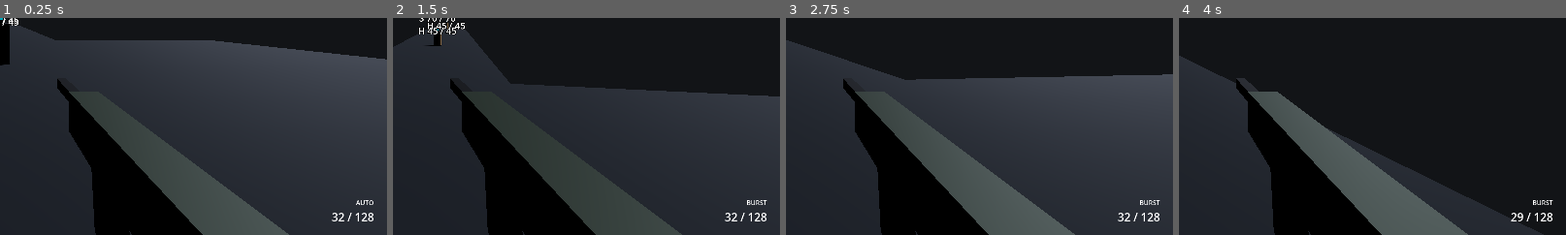
Above: before the commit, frames 1-4 (left to right).
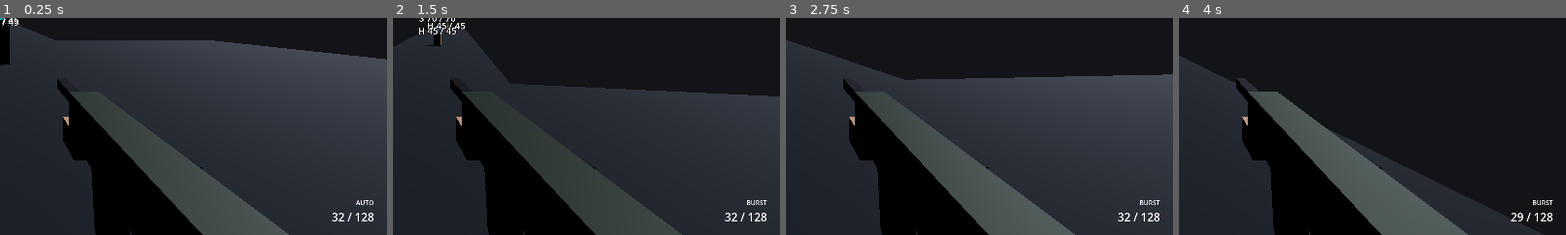
Above: after the commit, the same moments.

Repository: StudioSadTouch/Project-Long-Colt
Game: Godot game, scene res://scenes/main/main.tscn
Same seed, same stepped clock (60 frames per second), same inputs: the game is played once before the commit and once after it.
Inputs (mouse positions are % of the whole screen's width and height, from its top left):
- Up to frame 1 (0.25 s): no input
- Up to frame 2 (1.5 s): tap Enter at 0.5 s; move the mouse to (55, 50) at 0.52 s; hold V (action_melee) 0.53-1.28 s; hold W (action_move_forward) from 0.53 s (still down); tap Space (action_jump) at 0.77 s; move the mouse to (45, 50) at 1.27 s; right-click (45, 50) at 1.35 s
- Up to frame 3 (2.75 s): keep holding W (action_move_forward); tap Space (action_jump) at 1.52 s; tap V (action_melee) at 1.55, 2.3 s; move the mouse to (52, 48) at 2.02 s; hold Ctrl (action_crouch) from 2.03 s (still down)
- Up to frame 4 (4 s): keep holding W (action_move_forward); move the mouse to (49, 52) at 2.77 s; release Ctrl (action_crouch) at 2.78 s; click (49, 52) at 2.85 s; tap Space (action_jump) at 3.02, 3.77 s; tap V (action_melee) at 3.05, 3.8 s; move the mouse to (57, 51) at 3.52 s; hold E (action_interact) from 3.53 s (still down)
The pictures show only the part of the screen within x 50-100%, y 50-100%; the shares and areas given below are measured in that part.

The runs differ from the first frame. In frame 1, 0.5% of the frame differs, in the area x 16-53%, y 45-70%; in frame 2, 0.5%; in frame 3, 0.5%; in frame 4, 0.5%.

Commit message:
Viewmodel reload animations: empty/tactical for Service Pistol and Standard Issue Rifle
Placeholder hands, detachable mags, charging handle; AnimationPlayer driven by
ViewmodelReload from weapon reload signals, speed = length / reload_time.
Weapon refills once at reload_insert_fraction (new WeaponData field) and emits
reload_inserted / reload_cancelled; melee/holster/equip cancel snaps to idle.
Pickup visuals strip viewmodel_only nodes.

Diff:
--- a/resources/weapons/service_pistol.tres
+++ b/resources/weapons/service_pistol.tres
@@ -21,6 +21,7 @@
 reserve_max = 48
 reserve_start = 48
 reload_time = 1.2
+reload_insert_fraction = 0.62
 equip_time = 0.3
 recoil_pitch = 1.1
 recoil_yaw = 0.25
--- a/resources/weapons/standard_issue_rifle.tres
+++ b/resources/weapons/standard_issue_rifle.tres
@@ -24,6 +24,7 @@
 reserve_max = 192
 reserve_start = 128
 reload_time = 2.1
+reload_insert_fraction = 0.6
 equip_time = 0.5
 recoil_pitch = 0.45
 recoil_yaw = 0.2
--- a/scenes/weapons/service_pistol.tscn
+++ b/scenes/weapons/service_pistol.tscn
@@ -1,6 +1,7 @@
-[gd_scene load_steps=8 format=3]
+[gd_scene load_steps=18 format=3]
 
 [ext_resource type="Script" path="res://scripts/weapons/weapon.gd" id="1_weapon"]
+[ext_resource type="Script" path="res://scripts/weapons/viewmodel_reload.gd" id="3_reload"]
 [ext_resource type="Resource" path="res://resources/weapons/service_pistol.tres" id="2_data"]
 
 [sub_resource type="StandardMaterial3D" id="StandardMaterial3D_steel"]
@@ -30,6 +31,234 @@
 material = SubResource("StandardMaterial3D_sight")
 size = Vector3(0.006, 0.012, 0.006)
 
+[sub_resource type="StandardMaterial3D" id="StandardMaterial3D_skin"]
+albedo_color = Color(0.72, 0.55, 0.42, 1)
+roughness = 0.8
+
+[sub_resource type="BoxMesh" id="BoxMesh_hand"]
+material = SubResource("StandardMaterial3D_skin")
+size = Vector3(0.05, 0.05, 0.09)
+
+[sub_resource type="BoxMesh" id="BoxMesh_mag"]
+material = SubResource("StandardMaterial3D_grip")
+size = Vector3(0.026, 0.1, 0.038)
+
+[sub_resource type="Animation" id="Animation_RESET"]
+resource_name = "RESET"
+length = 0.001
+tracks/0/type = "value"
+tracks/0/imported = false
+tracks/0/enabled = true
+tracks/0/path = NodePath("Magazine:position")
+tracks/0/interp = 1
+tracks/0/loop_wrap = true
+tracks/0/keys = {
+"times": PackedFloat32Array(0),
+"transitions": PackedFloat32Array(1),
+"update": 0,
+"values": [Vector3(0, -0.075, 0.075)]
+}
+tracks/1/type = "value"
+tracks/1/imported = false
+tracks/1/enabled = true
+tracks/1/path = NodePath("Magazine:visible")
+tracks/1/interp = 1
+tracks/1/loop_wrap = true
+tracks/1/keys = {
+"times": PackedFloat32Array(0),
+"transitions": PackedFloat32Array(1),
+"update": 1,
+"values": [true]
+}
+tracks/2/type = "value"
+tracks/2/imported = false
+tracks/2/enabled = true
+tracks/2/path = NodePath("LeftHand:position")
+tracks/2/interp = 1
+tracks/2/loop_wrap = true
+tracks/2/keys = {
+"times": PackedFloat32Array(0),
+"transitions": PackedFloat32Array(1),
+"update": 0,
+"values": [Vector3(-0.04, -0.085, 0.04)]
+}
+tracks/3/type = "value"
+tracks/3/imported = false
+tracks/3/enabled = true
+tracks/3/path = NodePath("Slide:position")
+tracks/3/interp = 1
+tracks/3/loop_wrap = true
+tracks/3/keys = {
+"times": PackedFloat32Array(0),
+"transitions": PackedFloat32Array(1),
+"update": 0,
+"values": [Vector3(0, 0, 0)]
+}
+
+[sub_resource type="Animation" id="Animation_idle"]
+resource_name = "idle"
+length = 0.001
+tracks/0/type = "value"
+tracks/0/imported = false
+tracks/0/enabled = true
+tracks/0/path = NodePath("Magazine:position")
+tracks/0/interp = 1
+tracks/0/loop_wrap = true
+tracks/0/keys = {
+"times": PackedFloat32Array(0),
+"transitions": PackedFloat32Array(1),
+"update": 0,
+"values": [Vector3(0, -0.075, 0.075)]
+}
+tracks/1/type = "value"
+tracks/1/imported = false
+tracks/1/enabled = true
+tracks/1/path = NodePath("Magazine:visible")
+tracks/1/interp = 1
+tracks/1/loop_wrap = true
+tracks/1/keys = {
+"times": PackedFloat32Array(0),
+"transitions": PackedFloat32Array(1),
+"update": 1,
+"values": [true]
+}
+tracks/2/type = "value"
+tracks/2/imported = false
+tracks/2/enabled = true
+tracks/2/path = NodePath("LeftHand:position")
+tracks/2/interp = 1
+tracks/2/loop_wrap = true
+tracks/2/keys = {
+"times": PackedFloat32Array(0),
+"transitions": PackedFloat32Array(1),
+"update": 0,
+"values": [Vector3(-0.04, -0.085, 0.04)]
+}
+tracks/3/type = "value"
+tracks/3/imported = false
+tracks/3/enabled = true
+tracks/3/path = NodePath("Slide:position")
+tracks/3/interp = 1
+tracks/3/loop_wrap = true
+tracks/3/keys = {
+"times": PackedFloat32Array(0),
+"transitions": PackedFloat32Array(1),
+"update": 0,
+"values": [Vector3(0, 0, 0)]
+}
+
+[sub_resource type="Animation" id="Animation_reload_empty"]
+resource_name = "reload_empty"
+length = 1.2
+tracks/0/type = "value"
+tracks/0/imported = false
+tracks/0/enabled = true
+tracks/0/path = NodePath("Magazine:position")
+tracks/0/interp = 1
+tracks/0/loop_wrap = true
+tracks/0/keys = {
+"times": PackedFloat32Array(0, 0.12, 0.35, 0.36, 0.45, 0.62, 0.744, 1.2),
+"transitions": PackedFloat32Array(1, 1, 1, 1, 1, 1, 1, 1),
+"update": 0,
+"values": [Vector3(0, -0.075, 0.075), Vector3(0, -0.075, 0.075), Vector3(0, -0.4, 0.12), Vector3(-0.07, -0.28, 0.1), Vector3(-0.07, -0.28, 0.1), Vector3(0, -0.16, 0.085), Vector3(0, -0.075, 0.075), Vector3(0, -0.075, 0.075)]
+}
+tracks/1/type = "value"
+tracks/1/imported = false
+tracks/1/enabled = true
+tracks/1/path = NodePath("Magazine:visible")
+tracks/1/interp = 1
+tracks/1/loop_wrap = true
+tracks/1/keys = {
+"times": PackedFloat32Array(0, 0.35, 0.45),
+"transitions": PackedFloat32Array(1, 1, 1),
+"update": 1,
+"values": [true, false, true]
+}
+tracks/2/type = "value"
+tracks/2/imported = false
+tracks/2/enabled = true
+tracks/2/path = NodePath("LeftHand:position")
+tracks/2/interp = 1
+tracks/2/loop_wrap = true
+tracks/2/keys = {
+"times": PackedFloat32Array(0, 0.15, 0.45, 0.62, 0.744, 0.85, 0.95, 1.2),
+"transitions": PackedFloat32Array(1, 1, 1, 1, 1, 1, 1, 1),
+"update": 0,
+"values": [Vector3(-0.04, -0.085, 0.04), Vector3(-0.06, -0.15, 0.06), Vector3(-0.07, -0.33, 0.1), Vector3(0, -0.21, 0.085), Vector3(0, -0.13, 0.08), Vector3(-0.04, 0.02, 0.09), Vector3(-0.04, 0.02, 0.125), Vector3(-0.04, -0.085, 0.04)]
+}
+tracks/3/type = "value"
+tracks/3/imported = false
+tracks/3/enabled = true
+tracks/3/path = NodePath("Slide:position")
+tracks/3/interp = 1
+tracks/3/loop_wrap = true
+tracks/3/keys = {
+"times": PackedFloat32Array(0, 0.85, 0.95, 1, 1.2),
+"transitions": PackedFloat32Array(1, 1, 1, 1, 1),
+"update": 0,
+"values": [Vector3(0, 0, 0), Vector3(0, 0, 0), Vector3(0, 0, 0.035), Vector3(0, 0, 0), Vector3(0, 0, 0)]
+}
+
+[sub_resource type="Animation" id="Animation_reload_tactical"]
+resource_name = "reload_tactical"
+length = 1.2
+tracks/0/type = "value"
+tracks/0/imported = false
+tracks/0/enabled = true
+tracks/0/path = NodePath("Magazine:position")
+tracks/0/interp = 1
+tracks/0/loop_wrap = true
+tracks/0/keys = {
+"times": PackedFloat32Array(0, 0.2, 0.4, 0.41, 0.45, 0.62, 0.744, 1.2),
+"transitions": PackedFloat32Array(1, 1, 1, 1, 1, 1, 1, 1),
+"update": 0,
+"values": [Vector3(0, -0.075, 0.075), Vector3(0, -0.075, 0.075), Vector3(-0.08, -0.3, 0.1), Vector3(-0.07, -0.28, 0.1), Vector3(-0.07, -0.28, 0.1), Vector3(0, -0.16, 0.085), Vector3(0, -0.075, 0.075), Vector3(0, -0.075, 0.075)]
+}
+tracks/1/type = "value"
+tracks/1/imported = false
+tracks/1/enabled = true
+tracks/1/path = NodePath("Magazine:visible")
+tracks/1/interp = 1
+tracks/1/loop_wrap = true
+tracks/1/keys = {
+"times": PackedFloat32Array(0, 0.4, 0.45),
+"transitions": PackedFloat32Array(1, 1, 1),
+"update": 1,
+"values": [true, false, true]
+}
+tracks/2/type = "value"
+tracks/2/imported = false
+tracks/2/enabled = true
+tracks/2/path = NodePath("LeftHand:position")
+tracks/2/interp = 1
+tracks/2/loop_wrap = true
+tracks/2/keys = {
+"times": PackedFloat32Array(0, 0.2, 0.4, 0.45, 0.62, 0.744, 0.95, 1.2),
+"transitions": PackedFloat32Array(1, 1, 1, 1, 1, 1, 1, 1),
+"update": 0,
+"values": [Vector3(-0.04, -0.085, 0.04), Vector3(0, -0.13, 0.08), Vector3(-0.08, -0.35, 0.1), Vector3(-0.07, -0.33, 0.1), Vector3(0, -0.21, 0.085), Vector3(0, -0.13, 0.08), Vector3(-0.05, -0.1, 0.05), Vector3(-0.04, -0.085, 0.04)]
+}
+tracks/3/type = "value"
+tracks/3/imported = false
+tracks/3/enabled = true
+tracks/3/path = NodePath("Slide:position")
+tracks/3/interp = 1
+tracks/3/loop_wrap = true
+tracks/3/keys = {
+"times": PackedFloat32Array(0, 1.2),
+"transitions": PackedFloat32Array(1, 1),
+"update": 0,
+"values": [Vector3(0, 0, 0), Vector3(0, 0, 0)]
+}
+
+[sub_resource type="AnimationLibrary" id="AnimationLibrary_viewmodel"]
+_data = {
+&"RESET": SubResource("Animation_RESET"),
+&"idle": SubResource("Animation_idle"),
+&"reload_empty": SubResource("Animation_reload_empty"),
+&"reload_tactical": SubResource("Animation_reload_tactical")
+}
+
 [node name="ServicePistol" type="Node3D"]
 transform = Transform3D(1, 0, 0, 0, 1, 0, 0, 0, 1, 0.16, -0.15, -0.34)
 script = ExtResource("1_weapon")
@@ -61,3 +290,27 @@
 
 [node name="Muzzle" type="Marker3D" parent="."]
 transform = Transform3D(1, 0, 0, 0, 1, 0, 0, 0, 1, 0, 0.005, -0.11)
+
+[node name="Magazine" type="MeshInstance3D" parent="."]
+transform = Transform3D(1, 0, 0, 0, 0.966, 0.259, 0, -0.259, 0.966, 0, -0.075, 0.075)
+cast_shadow = 0
+mesh = SubResource("BoxMesh_mag")
+
+[node name="RightHand" type="MeshInstance3D" parent="." groups=["viewmodel_only"]]
+transform = Transform3D(1, 0, 0, 0, 0.966, 0.259, 0, -0.259, 0.966, 0.01, -0.09, 0.1)
+cast_shadow = 0
+mesh = SubResource("BoxMesh_hand")
+
+[node name="LeftHand" type="MeshInstance3D" parent="." groups=["viewmodel_only"]]
+transform = Transform3D(1, 0, 0, 0, 1, 0, 0, 0, 1, -0.04, -0.085, 0.04)
+cast_shadow = 0
+mesh = SubResource("BoxMesh_hand")
+
+[node name="AnimationPlayer" type="AnimationPlayer" parent="." groups=["viewmodel_only"]]
+libraries = {
+&"": SubResource("AnimationLibrary_viewmodel")
+}
+
+[node name="ViewmodelReload" type="Node" parent="." groups=["viewmodel_only"] node_paths=PackedStringArray("animation_player")]
+script = ExtResource("3_reload")
+animation_player = NodePath("../AnimationPlayer")
--- a/scenes/weapons/standard_issue_rifle.tscn
+++ b/scenes/weapons/standard_issue_rifle.tscn
@@ -1,6 +1,7 @@
-[gd_scene load_steps=11 format=3]
+[gd_scene load_steps=20 format=3]
 
 [ext_resource type="Script" path="res://scripts/weapons/weapon.gd" id="1_weapon"]
+[ext_resource type="Script" path="res://scripts/weapons/viewmodel_reload.gd" id="3_reload"]
 [ext_resource type="Resource" path="res://resources/weapons/standard_issue_rifle.tres" id="2_data"]
 
 [sub_resource type="StandardMaterial3D" id="StandardMaterial3D_body"]
@@ -38,6 +39,234 @@
 material = SubResource("StandardMaterial3D_counter")
 size = Vector3(0.04, 0.025, 0.004)
 
+[sub_resource type="StandardMaterial3D" id="StandardMaterial3D_skin"]
+albedo_color = Color(0.72, 0.55, 0.42, 1)
+roughness = 0.8
+
+[sub_resource type="BoxMesh" id="BoxMesh_hand"]
+material = SubResource("StandardMaterial3D_skin")
+size = Vector3(0.05, 0.05, 0.09)
+
+[sub_resource type="BoxMesh" id="BoxMesh_handle"]
+material = SubResource("StandardMaterial3D_dark")
+size = Vector3(0.025, 0.012, 0.02)
+
+[sub_resource type="Animation" id="Animation_RESET"]
+resource_name = "RESET"
+length = 0.001
+tracks/0/type = "value"
+tracks/0/imported = false
+tracks/0/enabled = true
+tracks/0/path = NodePath("Magazine:position")
+tracks/0/interp = 1
+tracks/0/loop_wrap = true
+tracks/0/keys = {
+"times": PackedFloat32Array(0),
+"transitions": PackedFloat32Array(1),
+"update": 0,
+"values": [Vector3(0, -0.09, -0.06)]
+}
+tracks/1/type = "value"
+tracks/1/imported = false
+tracks/1/enabled = true
+tracks/1/path = NodePath("Magazine:visible")
+tracks/1/interp = 1
+tracks/1/loop_wrap = true
+tracks/1/keys = {
+"times": PackedFloat32Array(0),
+"transitions": PackedFloat32Array(1),
+"update": 1,
+"values": [true]
+}
+tracks/2/type = "value"
+tracks/2/imported = false
+tracks/2/enabled = true
+tracks/2/path = NodePath("LeftHand:position")
+tracks/2/interp = 1
+tracks/2/loop_wrap = true
+tracks/2/keys = {
+"times": PackedFloat32Array(0),
+"transitions": PackedFloat32Array(1),
+"update": 0,
+"values": [Vector3(-0.005, -0.055, -0.2)]
+}
+tracks/3/type = "value"
+tracks/3/imported = false
+tracks/3/enabled = true
+tracks/3/path = NodePath("ChargingHandle:position")
+tracks/3/interp = 1
+tracks/3/loop_wrap = true
+tracks/3/keys = {
+"times": PackedFloat32Array(0),
+"transitions": PackedFloat32Array(1),
+"update": 0,
+"values": [Vector3(0.04, 0.02, 0.06)]
+}
+
+[sub_resource type="Animation" id="Animation_idle"]
+resource_name = "idle"
+length = 0.001
+tracks/0/type = "value"
+tracks/0/imported = false
+tracks/0/enabled = true
+tracks/0/path = NodePath("Magazine:position")
+tracks/0/interp = 1
+tracks/0/loop_wrap = true
+tracks/0/keys = {
+"times": PackedFloat32Array(0),
+"transitions": PackedFloat32Array(1),
+"update": 0,
+"values": [Vector3(0, -0.09, -0.06)]
+}
+tracks/1/type = "value"
+tracks/1/imported = false
+tracks/1/enabled = true
+tracks/1/path = NodePath("Magazine:visible")
+tracks/1/interp = 1
+tracks/1/loop_wrap = true
+tracks/1/keys = {
+"times": PackedFloat32Array(0),
+"transitions": PackedFloat32Array(1),
+"update": 1,
+"values": [true]
+}
+tracks/2/type = "value"
+tracks/2/imported = false
+tracks/2/enabled = true
+tracks/2/path = NodePath("LeftHand:position")
+tracks/2/interp = 1
+tracks/2/loop_wrap = true
+tracks/2/keys = {
+"times": PackedFloat32Array(0),
+"transitions": PackedFloat32Array(1),
+"update": 0,
+"values": [Vector3(-0.005, -0.055, -0.2)]
+}
+tracks/3/type = "value"
+tracks/3/imported = false
+tracks/3/enabled = true
+tracks/3/path = NodePath("ChargingHandle:position")
+tracks/3/interp = 1
+tracks/3/loop_wrap = true
+tracks/3/keys = {
+"times": PackedFloat32Array(0),
+"transitions": PackedFloat32Array(1),
+"update": 0,
+"values": [Vector3(0.04, 0.02, 0.06)]
+}
+
+[sub_resource type="Animation" id="Animation_reload_empty"]
+resource_name = "reload_empty"
+length = 2.1
+tracks/0/type = "value"
+tracks/0/imported = false
+tracks/0/enabled = true
+tracks/0/path = NodePath("Magazine:position")
+tracks/0/interp = 1
+tracks/0/loop_wrap = true
+tracks/0/keys = {
+"times": PackedFloat32Array(0, 0.25, 0.55, 0.56, 0.75, 1.05, 1.26, 2.1),
+"transitions": PackedFloat32Array(1, 1, 1, 1, 1, 1, 1, 1),
+"update": 0,
+"values": [Vector3(0, -0.09, -0.06), Vector3(0, -0.09, -0.06), Vector3(0, -0.5, 0.02), Vector3(-0.1, -0.3, 0.03), Vector3(-0.1, -0.3, 0.03), Vector3(0, -0.21, -0.06), Vector3(0, -0.09, -0.06), Vector3(0, -0.09, -0.06)]
+}
+tracks/1/type = "value"
+tracks/1/imported = false
+tracks/1/enabled = true
+tracks/1/path = NodePath("Magazine:visible")
+tracks/1/interp = 1
+tracks/1/loop_wrap = true
+tracks/1/keys = {
+"times": PackedFloat32Array(0, 0.55, 0.75),
+"transitions": PackedFloat32Array(1, 1, 1),
+"update": 1,
+"values": [true, false, true]
+}
+tracks/2/type = "value"
+tracks/2/imported = false
+tracks/2/enabled = true
+tracks/2/path = NodePath("LeftHand:position")
+tracks/2/interp = 1
+tracks/2/loop_wrap = true
+tracks/2/keys = {
+"times": PackedFloat32Array(0, 0.3, 0.6, 0.75, 1.05, 1.26, 1.5, 1.62, 1.7, 2.1),
+"transitions": PackedFloat32Array(1, 1, 1, 1, 1, 1, 1, 1, 1, 1),
+"update": 0,
+"values": [Vector3(-0.005, -0.055, -0.2), Vector3(-0.06, -0.2, -0.05), Vector3(-0.12, -0.36, 0.04), Vector3(-0.1, -0.36, 0.03), Vector3(0, -0.27, -0.06), Vector3(0, -0.16, -0.06), Vector3(0.075, 0.02, 0.06), Vector3(0.075, 0.02, 0.12), Vector3(0.075, 0.02, 0.12), Vector3(-0.005, -0.055, -0.2)]
+}
+tracks/3/type = "value"
+tracks/3/imported = false
+tracks/3/enabled = true
+tracks/3/path = NodePath("ChargingHandle:position")
+tracks/3/interp = 1
+tracks/3/loop_wrap = true
+tracks/3/keys = {
+"times": PackedFloat32Array(0, 1.5, 1.62, 1.68, 2.1),
+"transitions": PackedFloat32Array(1, 1, 1, 1, 1),
+"update": 0,
+"values": [Vector3(0.04, 0.02, 0.06), Vector3(0.04, 0.02, 0.06), Vector3(0.04, 0.02, 0.12), Vector3(0.04, 0.02, 0.06), Vector3(0.04, 0.02, 0.06)]
+}
+
+[sub_resource type="Animation" id="Animation_reload_tactical"]
+resource_name = "reload_tactical"
+length = 2.1
+tracks/0/type = "value"
+tracks/0/imported = false
+tracks/0/enabled = true
+tracks/0/path = NodePath("Magazine:position")
+tracks/0/interp = 1
+tracks/0/loop_wrap = true
+tracks/0/keys = {
+"times": PackedFloat32Array(0, 0.35, 0.65, 0.66, 0.75, 1.05, 1.26, 2.1),
+"transitions": PackedFloat32Array(1, 1, 1, 1, 1, 1, 1, 1),
+"update": 0,
+"values": [Vector3(0, -0.09, -0.06), Vector3(0, -0.09, -0.06), Vector3(-0.12, -0.36, 0.04), Vector3(-0.1, -0.3, 0.03), Vector3(-0.1, -0.3, 0.03), Vector3(0, -0.21, -0.06), Vector3(0, -0.09, -0.06), Vector3(0, -0.09, -0.06)]
+}
+tracks/1/type = "value"
+tracks/1/imported = false
+tracks/1/enabled = true
+tracks/1/path = NodePath("Magazine:visible")
+tracks/1/interp = 1
+tracks/1/loop_wrap = true
+tracks/1/keys = {
+"times": PackedFloat32Array(0, 0.65, 0.75),
+"transitions": PackedFloat32Array(1, 1, 1),
+"update": 1,
+"values": [true, false, true]
+}
+tracks/2/type = "value"
+tracks/2/imported = false
+tracks/2/enabled = true
+tracks/2/path = NodePath("LeftHand:position")
+tracks/2/interp = 1
+tracks/2/loop_wrap = true
+tracks/2/keys = {
+"times": PackedFloat32Array(0, 0.35, 0.65, 0.75, 1.05, 1.26, 1.38, 1.6, 2.1),
+"transitions": PackedFloat32Array(1, 1, 1, 1, 1, 1, 1, 1, 1),
+"update": 0,
+"values": [Vector3(-0.005, -0.055, -0.2), Vector3(0, -0.16, -0.06), Vector3(-0.12, -0.43, 0.04), Vector3(-0.1, -0.36, 0.03), Vector3(0, -0.27, -0.06), Vector3(0, -0.16, -0.06), Vector3(0, -0.13, -0.06), Vector3(-0.02, -0.08, -0.15), Vector3(-0.005, -0.055, -0.2)]
+}
+tracks/3/type = "value"
+tracks/3/imported = false
+tracks/3/enabled = true
+tracks/3/path = NodePath("ChargingHandle:position")
+tracks/3/interp = 1
+tracks/3/loop_wrap = true
+tracks/3/keys = {
+"times": PackedFloat32Array(0, 2.1),
+"transitions": PackedFloat32Array(1, 1),
+"update": 0,
+"values": [Vector3(0.04, 0.02, 0.06), Vector3(0.04, 0.02, 0.06)]
+}
+
+[sub_resource type="AnimationLibrary" id="AnimationLibrary_viewmodel"]
+_data = {
+&"RESET": SubResource("Animation_RESET"),
+&"idle": SubResource("Animation_idle"),
+&"reload_empty": SubResource("Animation_reload_empty"),
+&"reload_tactical": SubResource("Animation_reload_tactical")
+}
+
 [node name="StandardIssueRifle" type="Node3D"]
 transform = Transform3D(1, 0, 0, 0, 1, 0, 0, 0, 1, 0.17, -0.19, -0.38)
 script = ExtResource("1_weapon")
@@ -69,3 +298,27 @@
 
 [node name="Muzzle" type="Marker3D" parent="."]
 transform = Transform3D(1, 0, 0, 0, 1, 0, 0, 0, 1, 0, 0.01, -0.41)
+
+[node name="ChargingHandle" type="MeshInstance3D" parent="."]
+transform = Transform3D(1, 0, 0, 0, 1, 0, 0, 0, 1, 0.04, 0.02, 0.06)
+cast_shadow = 0
+mesh = SubResource("BoxMesh_handle")
+
+[node name="RightHand" type="MeshInstance3D" parent="." groups=["viewmodel_only"]]
+transform = Transform3D(1, 0, 0, 0, 0.966, 0.259, 0, -0.259, 0.966, 0.01, -0.08, 0.13)
+cast_shadow = 0
+mesh = SubResource("BoxMesh_hand")
+
+[node name="LeftHand" type="MeshInstance3D" parent="." groups=["viewmodel_only"]]
+transform = Transform3D(1, 0, 0, 0, 1, 0, 0, 0, 1, -0.005, -0.055, -0.2)
+cast_shadow = 0
+mesh = SubResource("BoxMesh_hand")
+
+[node name="AnimationPlayer" type="AnimationPlayer" parent="." groups=["viewmodel_only"]]
+libraries = {
+&"": SubResource("AnimationLibrary_viewmodel")
+}
+
+[node name="ViewmodelReload" type="Node" parent="." groups=["viewmodel_only"] node_paths=PackedStringArray("animation_player")]
+script = ExtResource("3_reload")
+animation_player = NodePath("../AnimationPlayer")
--- a/scripts/pickups/weapon_pickup.gd
+++ b/scripts/pickups/weapon_pickup.gd
@@ -194,6 +194,11 @@
 		return
 	var copy := (load(path) as PackedScene).instantiate() as Node3D
 	copy.set_script(null)
+	# Placeholder hands and the reload rig are first-person only.
+	for node in copy.find_children("*", "", true, false):
+		if node.is_in_group(&"viewmodel_only"):
+			node.get_parent().remove_child(node)
+			node.free()
 	copy.transform = Transform3D(Basis().scaled(Vector3.ONE * 2.0), Vector3.ZERO)
 	pivot.add_child(copy)
 	_visual = copy
--- /dev/null
+++ b/scripts/weapons/viewmodel_reload.gd
@@ -0,0 +1,51 @@
+class_name ViewmodelReload
+extends Node
+## Plays a weapon's first-person reload animations from its reload signals.
+## Child of a Weapon. Expects an AnimationPlayer with "idle", "reload_empty", "reload_tactical"
+## and "RESET". Playback speed is authored length / data.reload_time, so tuning reload_time
+## retimes the animation. Ammo is NOT moved here: Weapon refills at data.reload_insert_fraction,
+## and each reload animation keys its mag seat at that same fraction of its length.
+
+@export var animation_player: AnimationPlayer
+## Blend back to idle after a finished reload. Cancels snap with no blend.
+@export var return_blend: float = 0.08
+
+var _weapon: Weapon
+
+
+func _ready() -> void:
+	_weapon = get_parent() as Weapon
+	if _weapon == null or animation_player == null:
+		push_error("%s needs a Weapon parent and an AnimationPlayer" % name)
+		return
+	_weapon.reload_started.connect(_on_reload_started)
+	_weapon.reload_finished.connect(_on_reload_finished)
+	_weapon.reload_cancelled.connect(_snap_to_idle)
+	_snap_to_idle()
+
+
+func _on_reload_started() -> void:
+	if _weapon.data == null or _weapon.data.reload_time <= 0.0:
+		return
+	var anim_name := &"reload_empty" if _weapon.reload_empty else &"reload_tactical"
+	if not animation_player.has_animation(anim_name):
+		return
+	var length := animation_player.get_animation(anim_name).length
+	animation_player.play(anim_name, 0.0, length / _weapon.data.reload_time)
+	animation_player.seek(0.0, true)
+
+
+func _on_reload_finished() -> void:
+	if animation_player.has_animation(&"idle"):
+		animation_player.play(&"idle", return_blend)
+
+
+## Hard stop: every animated node goes straight back to its rest pose.
+func _snap_to_idle() -> void:
+	animation_player.stop()
+	if animation_player.has_animation(&"RESET"):
+		animation_player.play(&"RESET")
+		animation_player.seek(0.0, true)
+	if animation_player.has_animation(&"idle"):
+		animation_player.play(&"idle", 0.0)
+		animation_player.seek(0.0, true)
--- a/scripts/weapons/weapon.gd
+++ b/scripts/weapons/weapon.gd
@@ -22,6 +22,11 @@
 signal dry_fired
 signal reload_started
 signal reload_finished
+## Ammo transferred at the mag-insert beat (data.reload_insert_fraction of reload_time).
+signal reload_inserted
+## A reload in progress was interrupted (melee, holster, re-equip). No ammo moved if it fired
+## before reload_inserted.
+signal reload_cancelled
 signal zoom_changed(zoomed: bool)
 signal fire_mode_changed(mode: int)
 signal melee_swung
@@ -52,6 +57,8 @@
 var reserve: int = 0
 var zoomed: bool = false
 var reloading: bool = false
+## True when the current reload started from an empty magazine (empty vs tactical reload).
+var reload_empty: bool = false
 ## Current fire mode; differs from data.fire_mode while a TOGGLE_MODE alt mode is active.
 var fire_mode: int = WeaponData.FireMode.SEMI
 var alt_mode: bool = false
@@ -62,6 +69,8 @@
 var _cooldown: float = 0.0
 var _equip_left: float = 0.0
 var _reload_left: float = 0.0
+## Set once the current reload has transferred ammo, so it can never refill twice.
+var _reload_refilled: bool = false
 var _melee_target: Object = null
 var _melee_cast: ShapeCast3D
 var _trigger_buffer_left: float = 0.0
@@ -95,7 +104,7 @@
 	if data == null:
 		return
 	_equip_left = data.equip_time
-	reloading = false
+	_cancel_reload()
 	set_zoom(false)
 	ammo_changed.emit(magazine, reserve)
 	fire_mode_changed.emit(fire_mode)
@@ -103,7 +112,7 @@
 
 func holster() -> void:
 	visible = false
-	reloading = false
+	_cancel_reload()
 	_trigger_buffer_left = 0.0
 	_burst_left = 0
 	_melee_target = null
@@ -188,6 +197,8 @@
 	):
 		return
 	reloading = true
+	reload_empty = magazine <= 0
+	_reload_refilled = false
 	_reload_left = data.reload_time
 	set_zoom(false)
 	reload_started.emit()
@@ -198,7 +209,7 @@
 	if data == null or camera == null:
 		return
 	# Melee cancels a reload and any burst in progress, Halo style.
-	reloading = false
+	_cancel_reload()
 	_burst_left = 0
 	set_zoom(false)
 	_cooldown = maxf(_cooldown, 0.25)
@@ -242,6 +253,9 @@
 	_bloom = maxf(_bloom - data.bloom_recovery * delta, 0.0)
 	if reloading:
 		_reload_left -= delta
+		var insert_left := data.reload_time * (1.0 - data.reload_insert_fraction)
+		if not _reload_refilled and _reload_left <= insert_left:
+			_insert_magazine()
 		if _reload_left <= 0.0:
 			_finish_reload()
 	if _burst_left > 0:
@@ -550,12 +564,31 @@
 
 
 func _finish_reload() -> void:
+	if not _reload_refilled:
+		_insert_magazine()
 	reloading = false
+	reload_finished.emit()
+
+
+## The mag-insert beat: moves ammo from reserve once per reload.
+func _insert_magazine() -> void:
+	if _reload_refilled:
+		return
+	_reload_refilled = true
 	var taken := mini(data.magazine_size - magazine, reserve)
 	magazine += taken
 	reserve -= taken
-	reload_finished.emit()
+	reload_inserted.emit()
 	ammo_changed.emit(magazine, reserve)
+
+
+## Stops a reload in progress. Ammo already inserted stays; otherwise nothing moves.
+func _cancel_reload() -> void:
+	if not reloading:
+		return
+	reloading = false
+	_reload_refilled = false
+	reload_cancelled.emit()
 
 
 func _kick() -> void:
--- a/scripts/weapons/weapon_data.gd
+++ b/scripts/weapons/weapon_data.gd
@@ -46,6 +46,10 @@
 @export var reserve_max: int = 48
 @export var reserve_start: int = 48
 @export var reload_time: float = 1.2
+## Fraction of reload_time at which the new magazine seats and ammo transfers (the mag-insert
+## beat). 1.0 refills at the very end. Viewmodel reload animations key their insert at the same
+## fraction of their authored length, so keep the two in sync when retiming an animation.
+@export_range(0.0, 1.0) var reload_insert_fraction: float = 1.0
 @export var equip_time: float = 0.35
 
 @export_group("Recoil")
Not shown, changed: resources/weapons/service_pistol_tuning.md
Not shown, changed: resources/weapons/standard_issue_rifle_tuning.md
